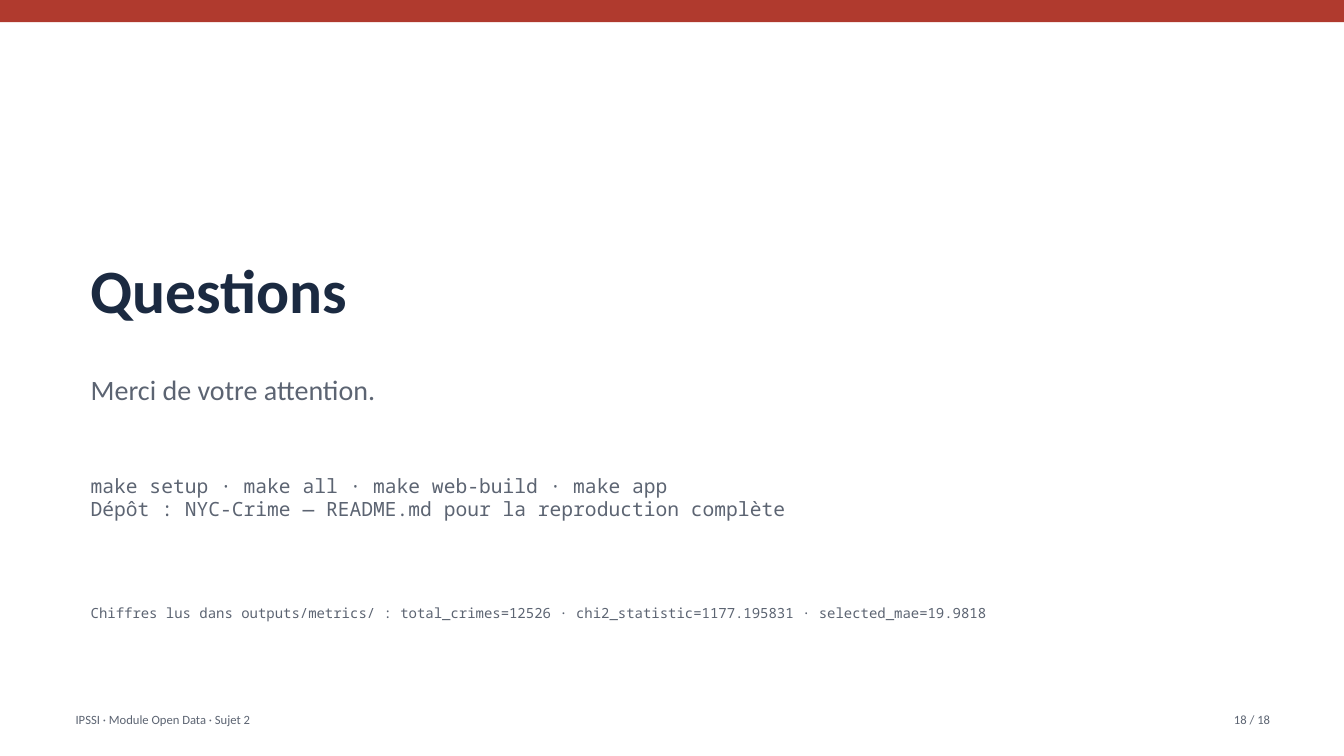
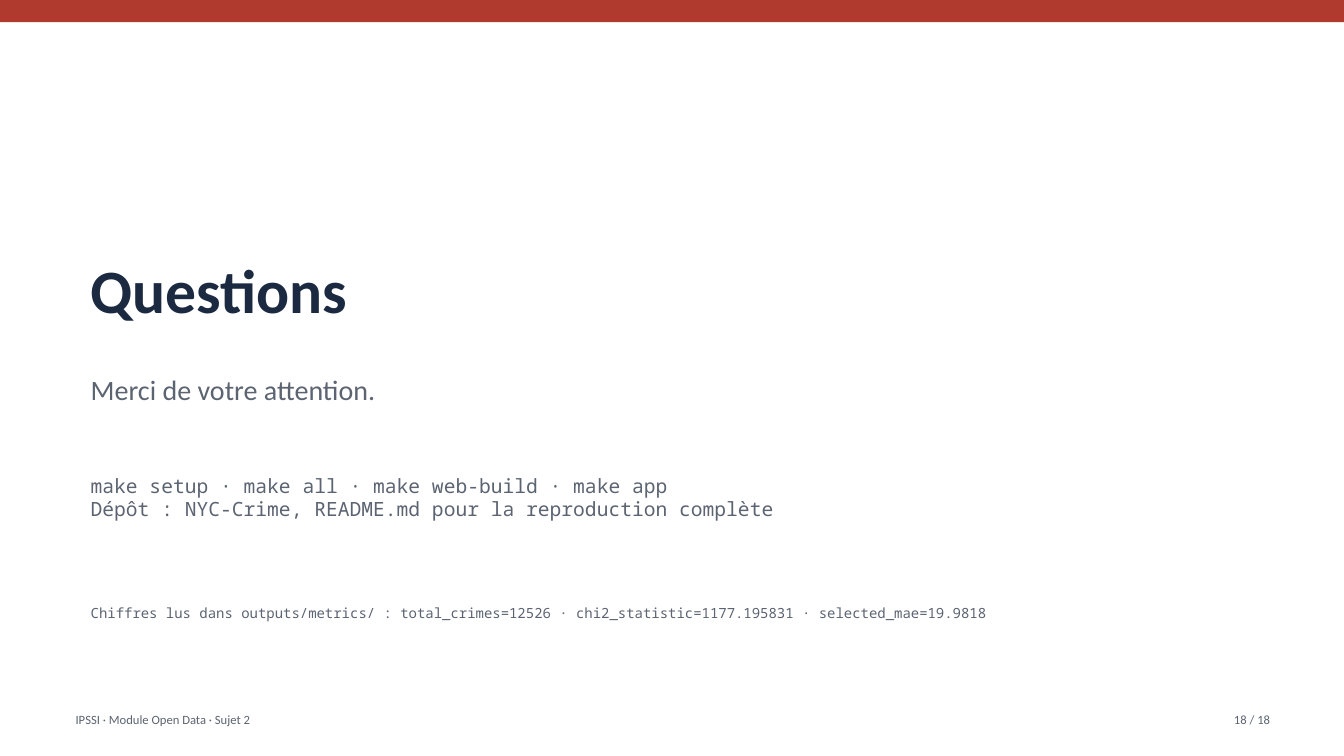
Before and after one commit to fayesarah555/NYC-Crime, a slide deck: slide 18 of presentation/nyc_crime_deck.pptx. Drawn at 1344x756 pixels with LibreOffice and Linux fonts; fonts in the diff are those of the drawing. Boxes give left, top, right and bottom in pixels: in the first picture for what was removed or moved away, otherwise in the second. Text is boxed around its words. In the diff, an @@ line names an element or a change of style, - is before the commit and + after.

Commit message:
style: humanizer pass over README, deck, script and UI copy

```diff
--- a/presentation/nyc_crime_deck.pptx
+++ b/presentation/nyc_crime_deck.pptx
@@ text at box(91, 478, 773, 521): text changed @@
-make setup · make all · make web-build · make app
-Dépôt : NYC-Crime — README.md pour la reproduction complète
+make setup · make all · make web-build · make app
+Dépôt : NYC-Crime, README.md pour la reproduction complète
```
Also in this commit, not shown: 4 other slides changed, 13 other files.
